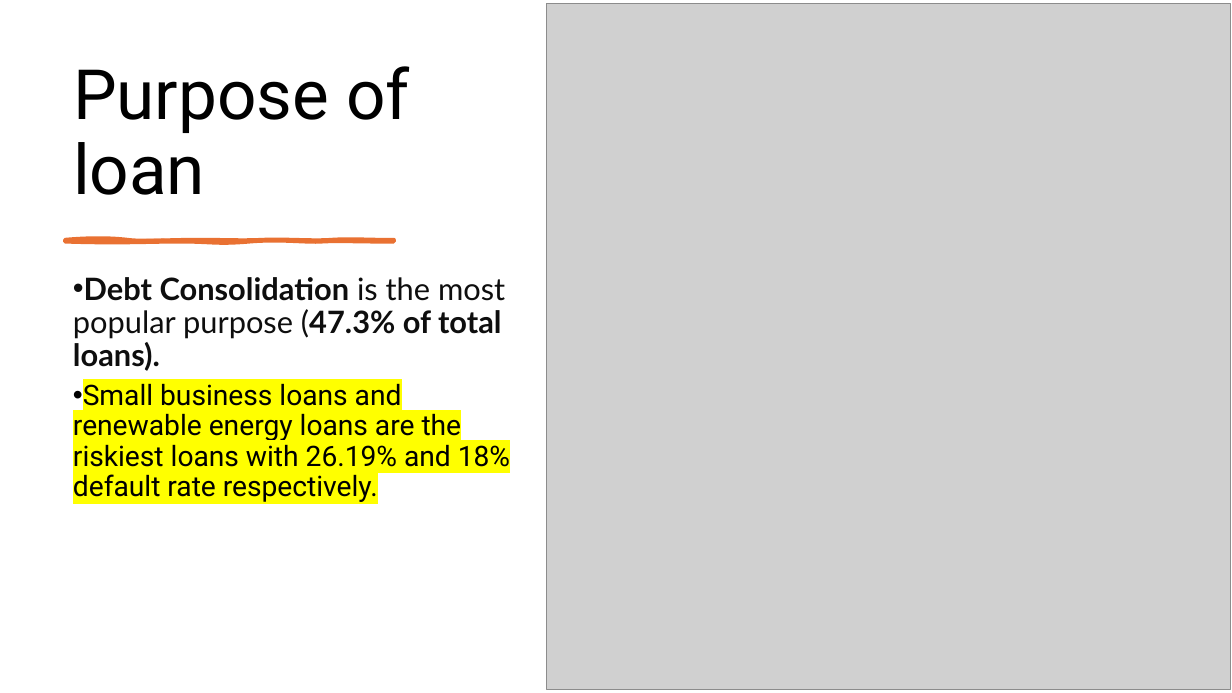
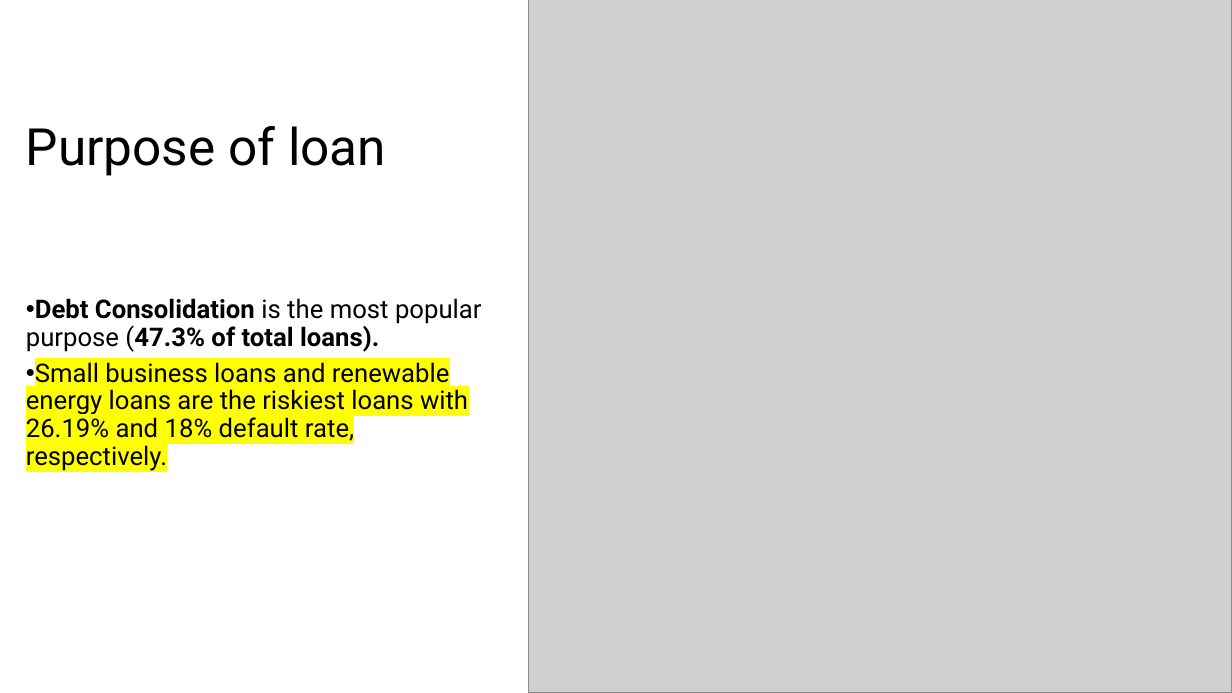
Before and after one commit to cyberpirate92/lending-club-case-study, a slide deck: slide 8 of Lending Club Case Study.pptx. Drawn at 1232x693 pixels with LibreOffice and Linux fonts; fonts in the diff are those of the drawing; grey boxes stand for pictures. Boxes give left, top, right and bottom in pixels: in the first picture for what was removed or moved away, otherwise in the second. Text is boxed around its words. In the diff, an @@ line names an element or a change of style, - is before the commit and + after.

```diff
--- a/Lending Club Case Study.pptx
+++ b/Lending Club Case Study.pptx
@@ rectangle added at (0,0,616,693), fill #FFFFFF @@
@@ rectangle added at (0,0,616,231), fill #FFFFFF @@
@@ picture: place and size @@
-picture at (547,4,1231,689)
+picture at (529,0,1232,693)
@@ title "Purpose of loan": place and size @@
-title "Purpose of loan" at (73,66,410,195)
+title "Purpose of loan" at (26,126,386,176)
@@ title "Purpose of loan" at (26,126,386,176): size 54 to 40 pt; vertical alignment bottom to middle @@
@@ text "Debt Consolidation is the most ...": place and size @@
-text "Debt Consolidation is the most ..." at (73,277,510,502)
+text "Debt Consolidation is the most ..." at (26,298,482,471)
@@ text "Debt Consolidation is the most ..." at (26,298,482,471): vertical alignment top to middle @@
@@ freeform shape removed at (65,240,394,242) @@
@@ text at (26,298,482,352): size 24 to 20 pt, font Lato to Roboto, text colour #0E0E0E to #000000 in "Debt Consolidation is the most popular purpose ..." @@
@@ text at (26,362,468,471): text changed; size 22 to 20 pt @@
-• Small business loans and renewable energy loans are the riskiest loans with 26.19% and 18% default rate respectively.
+• Small business loans and renewable energy loans are the riskiest loans with 26.19% and 18% default rate, respectively.
```
Also in this commit, not shown: 5 other slides changed, 4 slides added, 2 slides removed, 1 other file.
